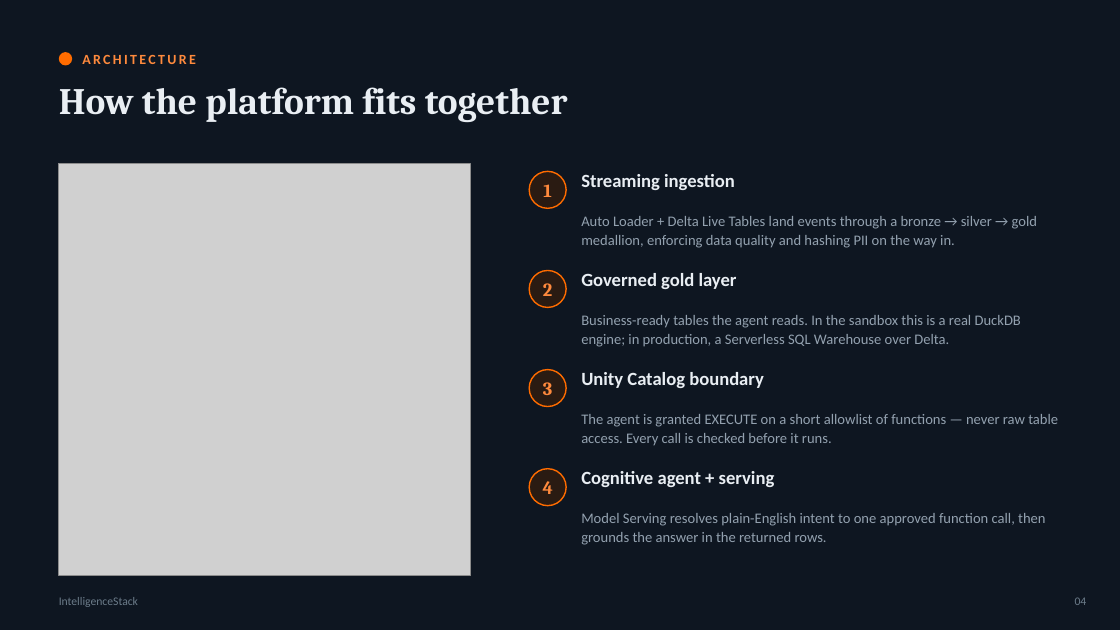
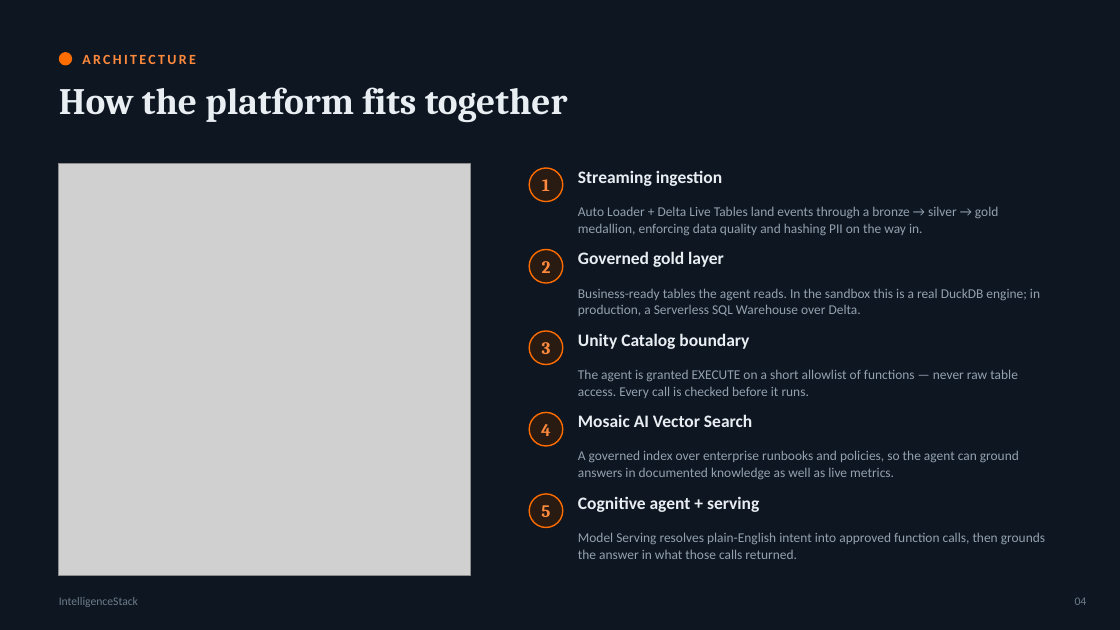
Before and after one commit to atharvvani464/IntelligenceStack, a slide deck: slide 4 of IntelligenceStack_Executive_Deck.pptx. Drawn at 1120x630 pixels with LibreOffice and Linux fonts; fonts in the diff are those of the drawing; grey boxes stand for pictures. Boxes give left, top, right and bottom in pixels: in the first picture for what was removed or moved away, otherwise in the second. Text is boxed around its words. In the diff, an @@ line names an element or a change of style, - is before the commit and + after.

```diff
--- a/IntelligenceStack_Executive_Deck.pptx
+++ b/IntelligenceStack_Executive_Deck.pptx
@@ ellipse: place and size @@
-ellipse at bbox=[529, 171, 566, 208]
+ellipse at bbox=[529, 168, 563, 202]
@@ text "2": place and size @@
-text "2" at bbox=[543, 283, 552, 296]
+text "2" at bbox=[542, 261, 551, 273]
@@ ellipse: place and size @@
-ellipse at bbox=[529, 271, 566, 308]
+ellipse at bbox=[529, 250, 563, 283]
@@ text "Governed gold layer": place and size @@
-text "Governed gold layer" at bbox=[581, 273, 737, 289]
+text "Governed gold layer" at bbox=[578, 251, 724, 267]
@@ text "Business-ready tables the agent reads. ...": place and size @@
-text "Business-ready tables the agent reads. ..." at bbox=[581, 315, 1021, 347]
+text "Business-ready tables the agent reads. ..." at bbox=[578, 288, 1040, 316]
@@ text "Unity Catalog boundary": place and size @@
-text "Unity Catalog boundary" at bbox=[581, 372, 764, 388]
+text "Unity Catalog boundary" at bbox=[578, 333, 749, 349]
@@ text "3": place and size @@
-text "3" at bbox=[543, 382, 552, 395]
+text "3" at bbox=[542, 342, 551, 354]
@@ ellipse: place and size @@
-ellipse at bbox=[529, 370, 566, 407]
+ellipse at bbox=[529, 331, 563, 365]
@@ size 12.5 to 11.5 pt; line spacing 1.08 to 1.05 in 3 elements at bbox=[578, 207, 998, 235], bbox=[578, 288, 1040, 316], bbox=[578, 369, 1018, 398] @@
@@ text "The agent is granted EXECUTE ...": place and size @@
-text "The agent is granted EXECUTE ..." at bbox=[581, 414, 1058, 445]
+text "The agent is granted EXECUTE ..." at bbox=[578, 369, 1018, 398]
@@ size 16 to 15 pt in 8 elements at bbox=[578, 170, 722, 186], bbox=[542, 179, 550, 191], bbox=[578, 251, 724, 267], bbox=[578, 496, 759, 512], bbox=[542, 261, 551, 273], bbox=[578, 333, 749, 349], bbox=[542, 342, 551, 354], bbox=[541, 424, 551, 436] @@
@@ text "4": place and size @@
-text "4" at bbox=[543, 481, 553, 494]
+text "4" at bbox=[541, 424, 551, 436]
@@ ellipse added at bbox=[529, 413, 563, 446], fill #2A1B12, outline #FF6C00 1.2 pt @@
@@ text added at bbox=[578, 414, 752, 427], 15 pt, text #E9EEF3, bold @@
+Mosaic AI Vector Search
@@ text added at bbox=[578, 450, 1019, 479], 11.5 pt, text #93A1AF @@
+A governed index over enterprise runbooks and policies, so the agent can ground answers in documented knowledge as well as live metrics.
@@ ellipse: place and size @@
-ellipse at bbox=[529, 469, 566, 506]
+ellipse at bbox=[529, 494, 563, 528]
@@ text added at bbox=[541, 505, 550, 517], 15 pt, text #FF8A3D, bold @@
+5
@@ text "Cognitive agent + serving": place and size @@
-text "Cognitive agent + serving" at bbox=[581, 471, 775, 487]
+text "Cognitive agent + serving" at bbox=[578, 496, 759, 512]
@@ text at bbox=[578, 532, 1045, 559]: text changed; size 12.5 to 11.5 pt @@
-Model Serving resolves plain-English intent to one approved function call, then grounds the answer in the returned rows.
+Model Serving resolves plain-English intent into approved function calls, then grounds the answer in what those calls returned.
```
Also in this commit, not shown: 6 other slides changed, 2 slides added, 1 slide removed, 1 other file.
